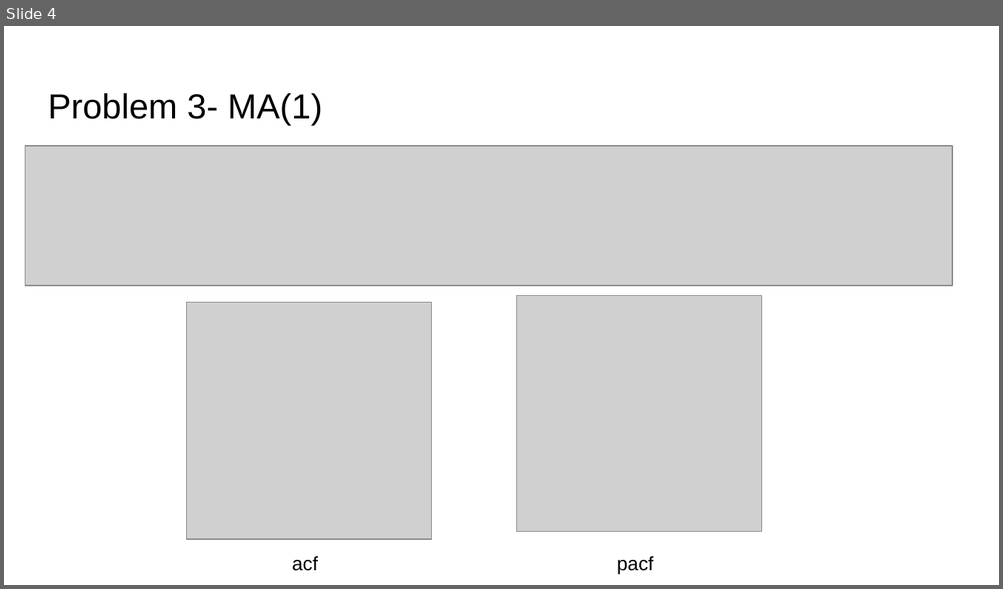
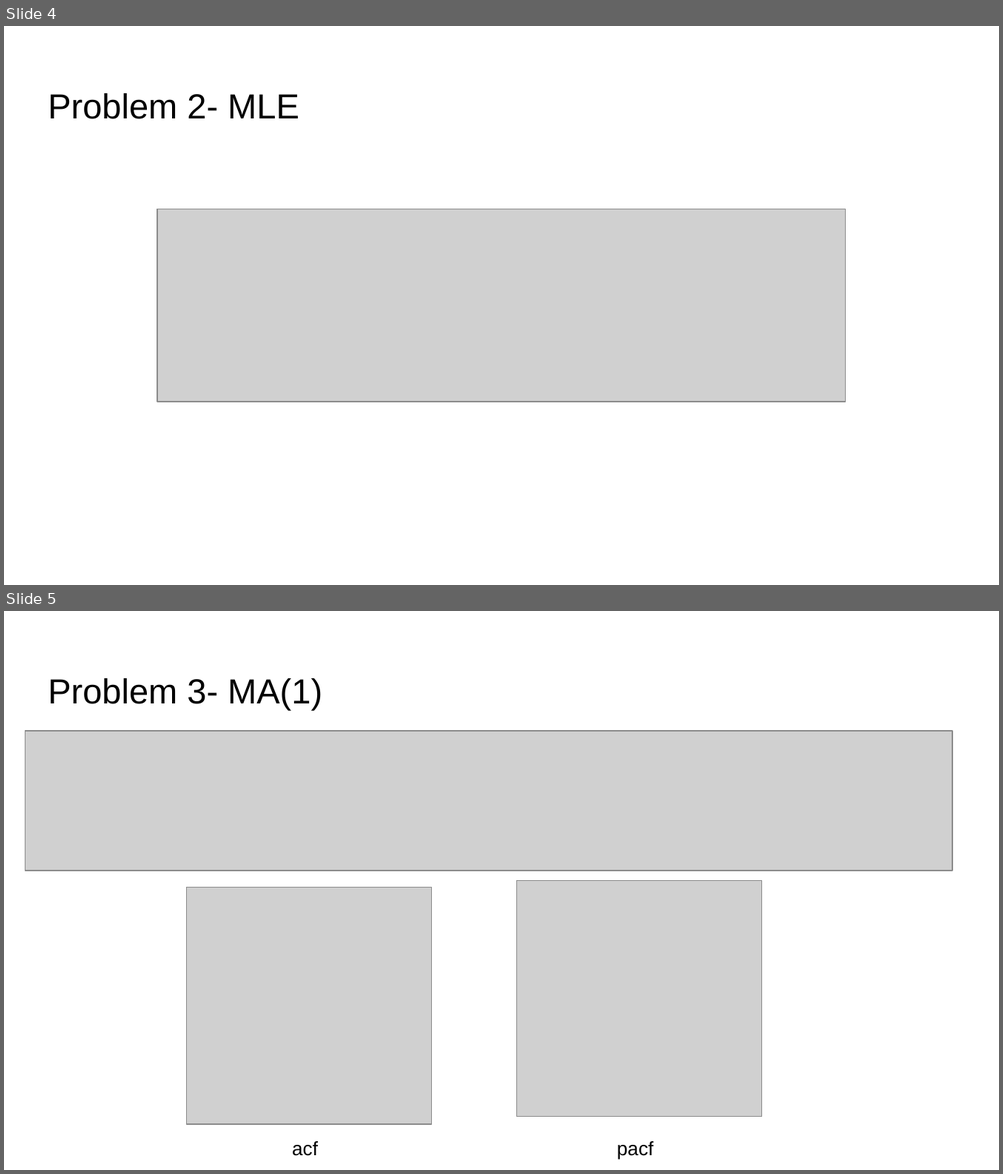
Before and after one commit to zw219/FinTech590-RiskManagement, a slide deck: Week02/Week 02-Slides.pptx. Shown one above the other, each under a label of ours: slide 4 before the commit, slides 4 and 5 after it. The pictures are 1003x589 and 1003x1174 pixels, drawn with LibreOffice and Linux fonts; fonts in the diff are those of the drawing; grey boxes stand for pictures. Boxes give left, top, right and bottom in pixels: in the first picture for what was removed or moved away, otherwise in the second. Text is boxed around its words. In the diff, an @@ line names an element or a change of style, - is before the commit and + after.

```diff
--- a/Week02/Week 02-Slides.pptx
+++ b/Week02/Week 02-Slides.pptx
@@ slide 4 added at (x1=4, y1=26, x2=999, y2=585), background #FFFFFF @@
@@ title added at (x1=48, y1=93, x2=299, y2=119), 25.2 pt, text #000000 @@
+Problem 2- MLE
@@ picture added at (x1=157, y1=209, x2=845, y2=402) @@
@@ what was slide 4 is now slide 5 @@
```
Also in this commit, not shown: 1 other file.
